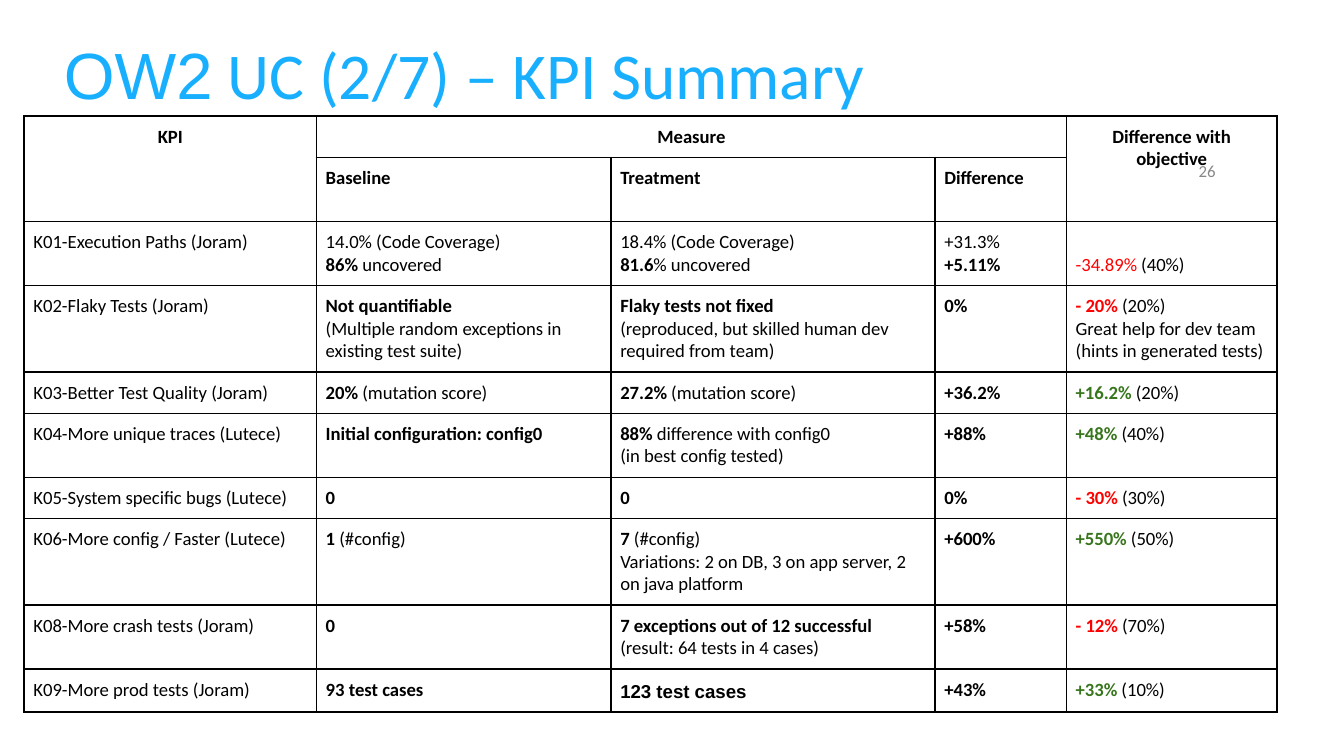
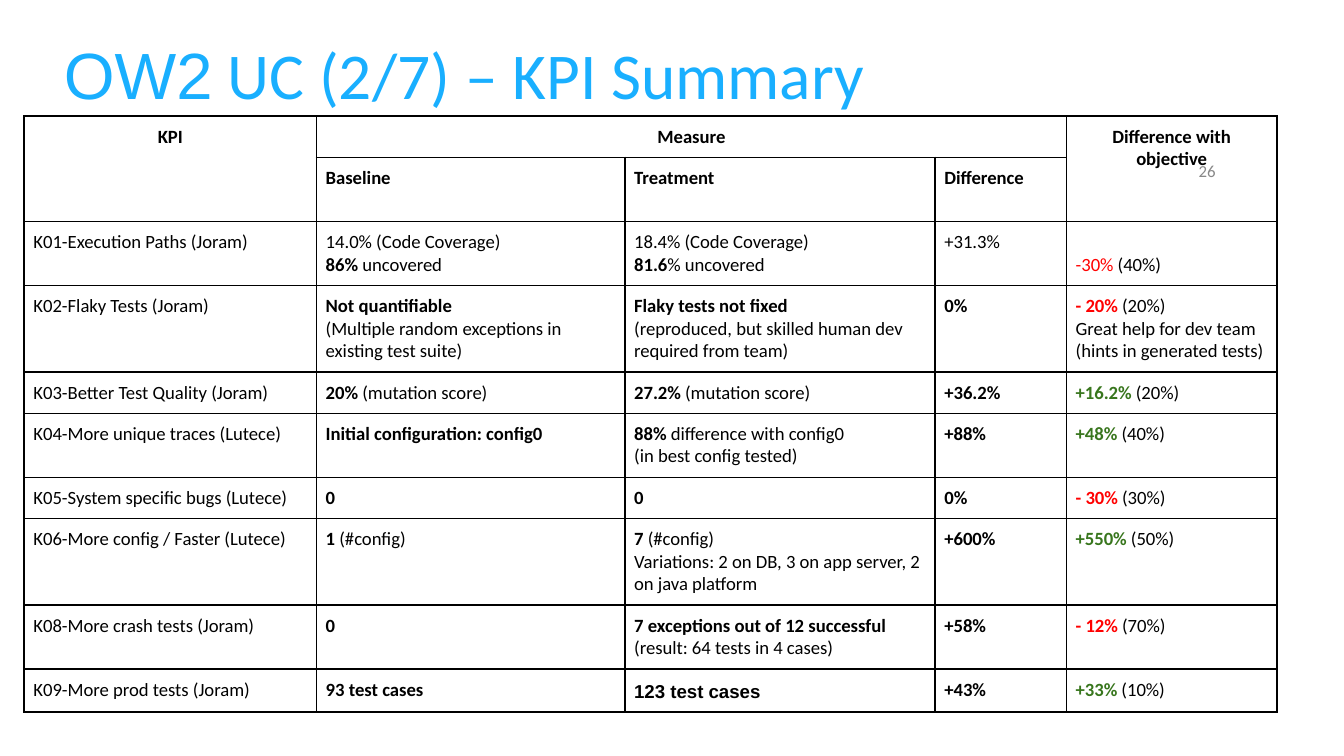
Before and after one commit to STAMP-project/docs-forum, a slide deck: slide 26 of final-review-meeting/07-STAMP-WP5-060220.pptx. Drawn at 1344x756 pixels with LibreOffice and Linux fonts; fonts in the diff are those of the drawing; background and template pictures are left out. Boxes give left, top, right and bottom in pixels: in the first picture for what was removed or moved away, otherwise in the second. Text is boxed around its words. In the diff, an @@ line names an element or a change of style, - is before the commit and + after.

```diff
--- a/final-review-meeting/07-STAMP-WP5-060220.pptx
+++ b/final-review-meeting/07-STAMP-WP5-060220.pptx
@@ table at (x1=24, y1=116, x2=1277, y2=703) @@
-row 3, column 4: +31.3% / +5.11%
+row 3, column 4: +31.3%
-row 3, column 5: -34.89% (40%)
+row 3, column 5: -30% (40%)
```
Also in this commit, not shown: 2 other slides changed, 1 other file.
